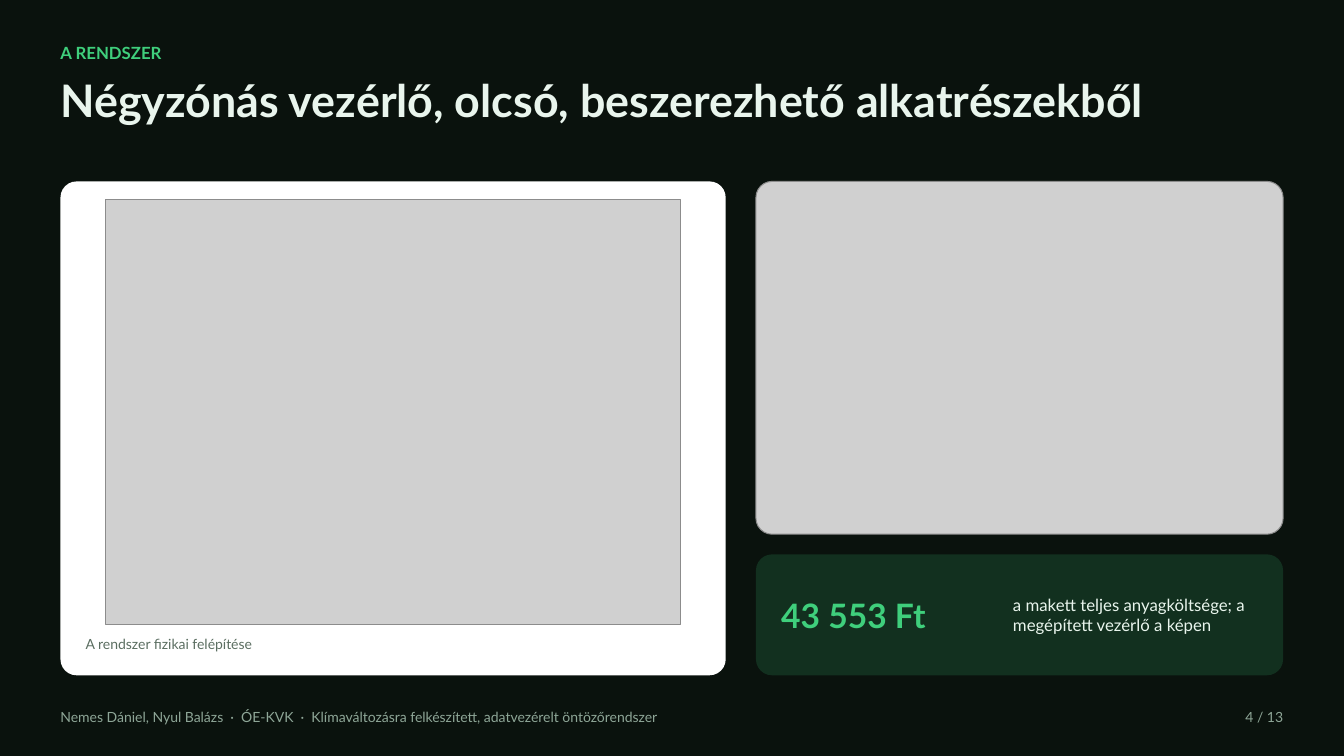
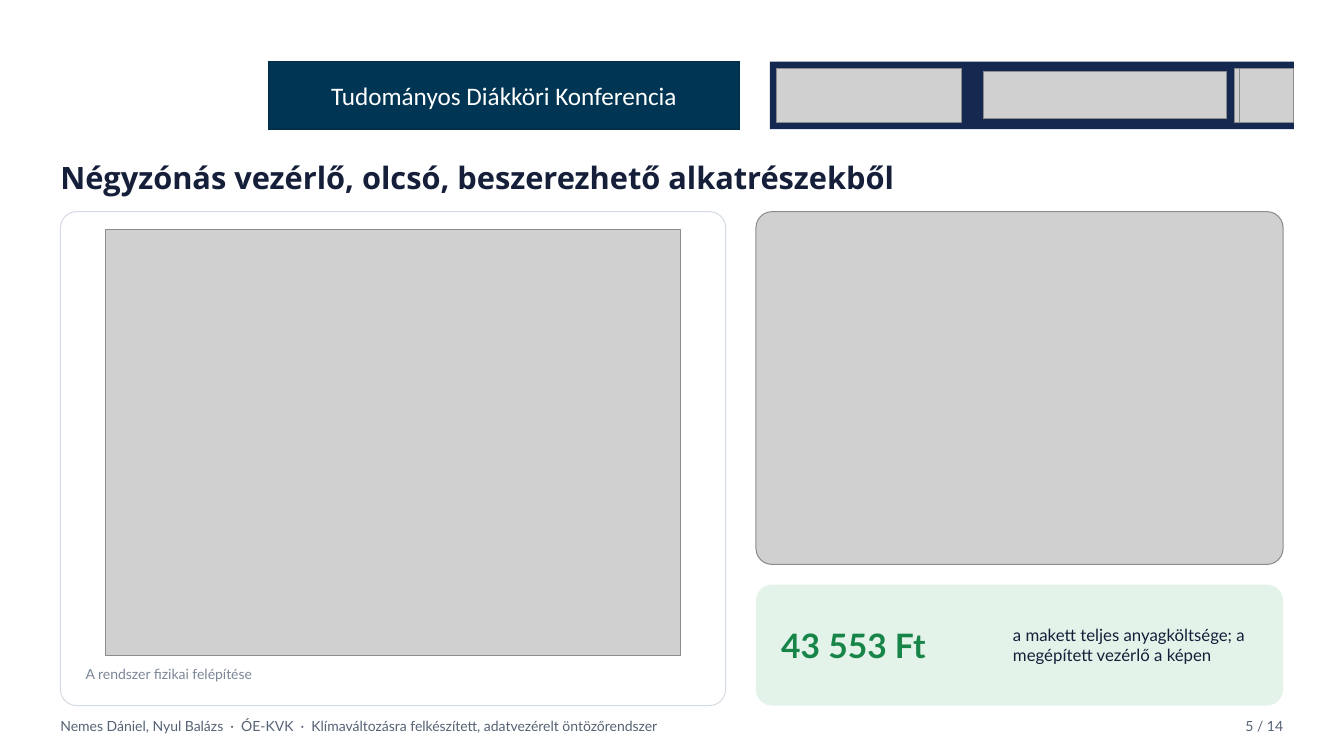
Before and after one commit to CITROMOSEPER/4-zone-irrigation-system-2026-TDK-Project, a slide deck: slide 5 of TDK_prezentacio_ND_NyB.pptx (slide 4 before the commit). Drawn at 1344x756 pixels with LibreOffice and Linux fonts; fonts in the diff are those of the drawing; grey boxes stand for pictures; background and template pictures are left out. Boxes give left, top, right and bottom in pixels: in the first picture for what was removed or moved away, otherwise in the second. Text is boxed around its words. In the diff, an @@ line names an element or a change of style, - is before the commit and + after.

```diff
--- a/TDK_prezentacio_ND_NyB.pptx
+++ b/TDK_prezentacio_ND_NyB.pptx
@@ background #0A120D to #FFFFFF at 36% opacity @@
@@ text removed at [60,46,162,59] @@
-A RENDSZER
@@ rectangle added at [269,62,740,129], fill #003654, outline #002F4A 1 pt, 18 pt, text #FFFFFF @@
+Tudományos Diákköri Konferencia
@@ rectangle added at [770,62,1295,129], fill #152950 @@
@@ picture added at [776,69,962,122] @@
@@ picture added at [983,72,1226,119] @@
@@ picture added at [1234,69,1288,122] @@
@@ picture added at [1240,69,1294,122] @@
@@ text "Négyzónás vezérlő, olcsó, beszerezhető alkatrészekből": place and size @@
-text "Négyzónás vezérlő, olcsó, beszerezhető alkatrészekből" at [60,83,1143,125]
+text "Négyzónás vezérlő, olcsó, beszerezhető alkatrészekből" at [60,165,894,197]
@@ text "Négyzónás vezérlő, olcsó, beszerezhető alkatrészekből" at [60,165,894,197]: size 32 to 22 pt, font Lato to Open Sans, text colour #E9F5ED to #151F39; line spacing 1 to 0.9; more space between paragraphs; vertical alignment top to bottom @@
@@ rounded rectangle at [60,212,726,706]: outline none to #D5DBE3 0.75 pt @@
@@ 3 texts, 2 pictures, 2 rounded rectangles: place and size @@
-3 texts, 2 pictures, 2 rounded rectangles at [60,181,1284,676]
+3 texts, 2 pictures, 2 rounded rectangles at [60,212,1284,706]
@@ rounded rectangle at [756,585,1284,706]: fill #12301F to #E3F3EA @@
@@ text "43 553 Ft" at [781,633,926,659]: text colour #3FCF7C to #178548 @@
@@ text "a makett teljes anyagköltsége; a ..." at [1013,628,1244,664]: text colour #E9F5ED to #151F39 @@
@@ text "A rendszer fizikai felépítése" at [86,669,252,682]: text colour #5B6E61 to #7B8696 @@
@@ text "Nemes Dániel, Nyul Balázs · ...": place and size @@
-text "Nemes Dániel, Nyul Balázs · ..." at [60,710,657,725]
+text "Nemes Dániel, Nyul Balázs · ..." at [60,719,657,734]
@@ text "Nemes Dániel, Nyul Balázs · ..." at [60,719,657,734]: text colour #8EA697 to #566275 @@
@@ text removed at [1245,712,1283,722] @@
-4 / 13
@@ text added at [1245,721,1283,731], 10 pt, text #566275 @@
+5 / 14
```
Also in this commit, not shown: 12 other slides changed, 1 slide added, 3 other files.
